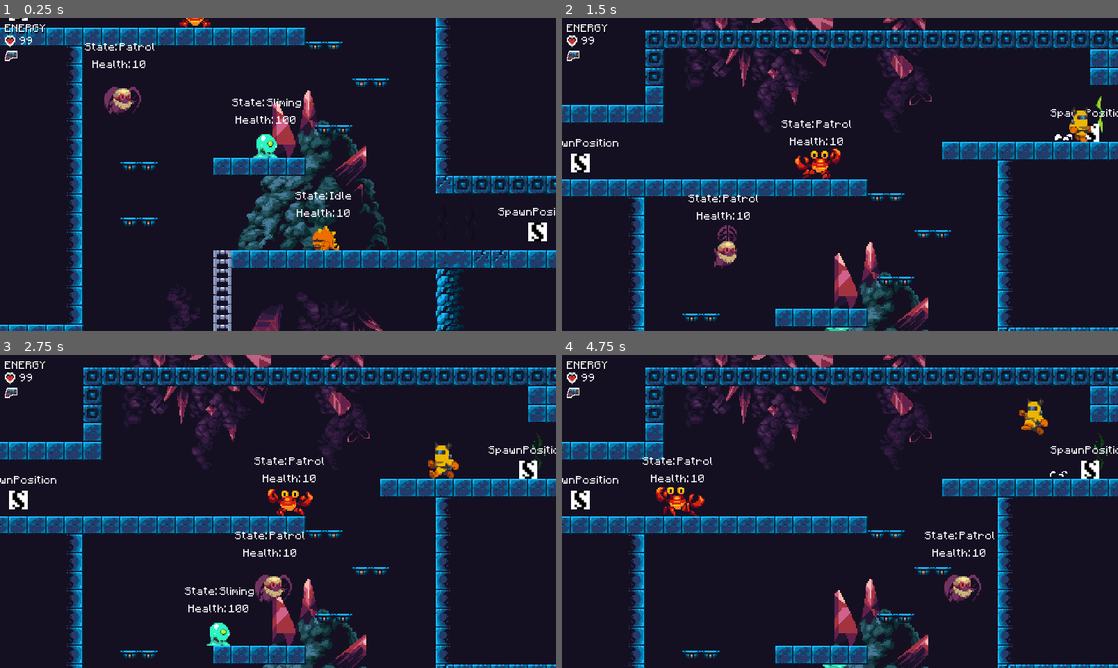
Above: before the commit, frames 1-4 (two rows, left to right).
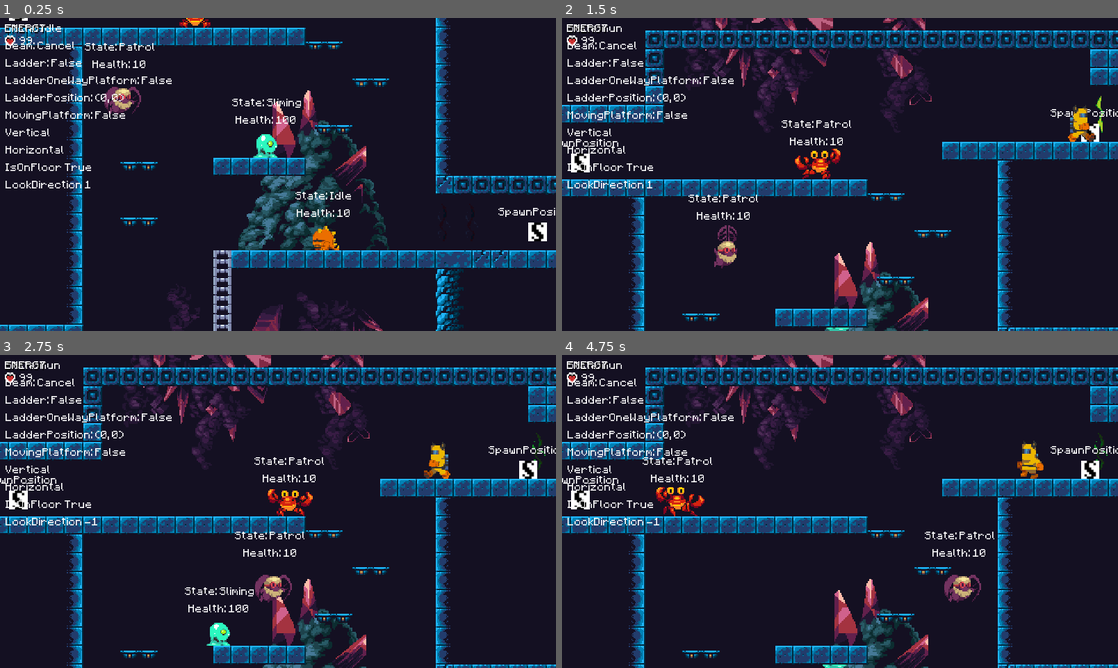
Above: after the commit, the same moments.

Repository: Levrault/philemon-adventure
Game: Godot game, scene res://src/World/Room/Room04.tscn
Same seed, same stepped clock (60 frames per second), same inputs: the game is played once before the commit and once after it. This scene is started directly instead of the project's main scene.
Inputs (mouse positions are in pixels of both pictures, inside the frame that each line leads up to):
- Up to frame 1 (0.25 s): no input
- Up to frame 2 (1.5 s): tap Enter (ui_accept) at 0.5 s; move the mouse to (962, 158) at 0.52 s; hold D (ui_right) from 0.53 s (still down); click (962, 158) at 0.67 s; tap Space (jump_0) at 0.77 s; move the mouse to (728, 190) at 1.27 s
- Up to frame 3 (2.75 s): tap Space (jump_0) at 1.52 s; move the mouse to (333, 442) at 2.02 s; release D (ui_right) at 2.03 s; hold A (ui_left) from 2.03 s (still down)
- Up to frame 4 (4.75 s): move the mouse to (812, 574) at 2.77 s; release A (ui_left) at 2.78 s; hold D (ui_right) 2.78-4.28 s; click (812, 574) at 2.92 s; tap Space (jump_0) at 3.02, 3.77, 4.52 s; move the mouse to (1006, 558) at 3.52 s; move the mouse to (673, 464) at 4.27 s; hold A (ui_left) from 4.28 s (still down)

The runs differ from the first frame. In frame 1, 1.5% of the frame differs, in the area x 0-31%, y 2-55%; in frame 2, 1.8%; in frame 3, 1.8%; in frame 4, 2.2%, in the area x 0-91%, y 2-55%.

Commit message:
chore: adjust for export

Diff:
--- a/project.godot
+++ b/project.godot
@@ -387,14 +387,14 @@
 
 [game]
 
-beam_unlocked=true
+beam_unlocked=false
 hyperbeam_unlocked=false
 curvedbeam_unlocked=false
 double_jump_unlocked=false
 skip_boot_screen=false
 show_fps=false
 save_allowed=true
-jump_unlocked=true
+jump_unlocked=false
 card_lvl_1_unlocked=false
 card_lvl_2_unlocked=false
 card_lvl_3_unlocked=false
--- a/src/Enemies/Lizard/Debug.gd
+++ b/src/Enemies/Lizard/Debug.gd
@@ -1,4 +1,9 @@
 extends Control
+
+
+func _ready() -> void:
+	if not OS.has_feature("debug"):
+		queue_free()
 
 
 func _process(delta: float) -> void:
--- a/src/Main.tscn
+++ b/src/Main.tscn
@@ -151,4 +151,4 @@
 
 [node name="AsyncSceneLoading" type="Node2D" parent="."]
 script = ExtResource( 3 )
-current_level = 9
+current_level = 0
--- /dev/null
+++ b/src/Player/DebugCanvasLayer.gd
@@ -0,0 +1,6 @@
+extends CanvasLayer
+
+
+func _ready():
+	if not OS.has_feature("debug"):
+		queue_free()
--- a/src/Player/Player.tscn
+++ b/src/Player/Player.tscn
@@ -15,6 +15,7 @@
 [ext_resource path="res://src/Player/HUD/BeamUIID.gd" type="Script" id=13]
 [ext_resource path="res://src/Player/HUD/BeamsSelectorBar.gd" type="Script" id=14]
 [ext_resource path="res://src/Player/HUD.gd" type="Script" id=15]
+[ext_resource path="res://src/Player/DebugCanvasLayer.gd" type="Script" id=16]
 
 [sub_resource type="RectangleShape2D" id=3]
 extents = Vector2( 8.5, 1.5 )
@@ -97,6 +98,10 @@
 }
 coop_player_index = 3
 
+[node name="DebugCanvasLayer" parent="." index="18"]
+visible = true
+script = ExtResource( 16 )
+
 [node name="PlayerIndicator" parent="." index="19"]
 visible = false
 
Not shown, changed: export_presets.cfg
Not shown: 1 places in src/Player/Player.tscn that only renumber resources
